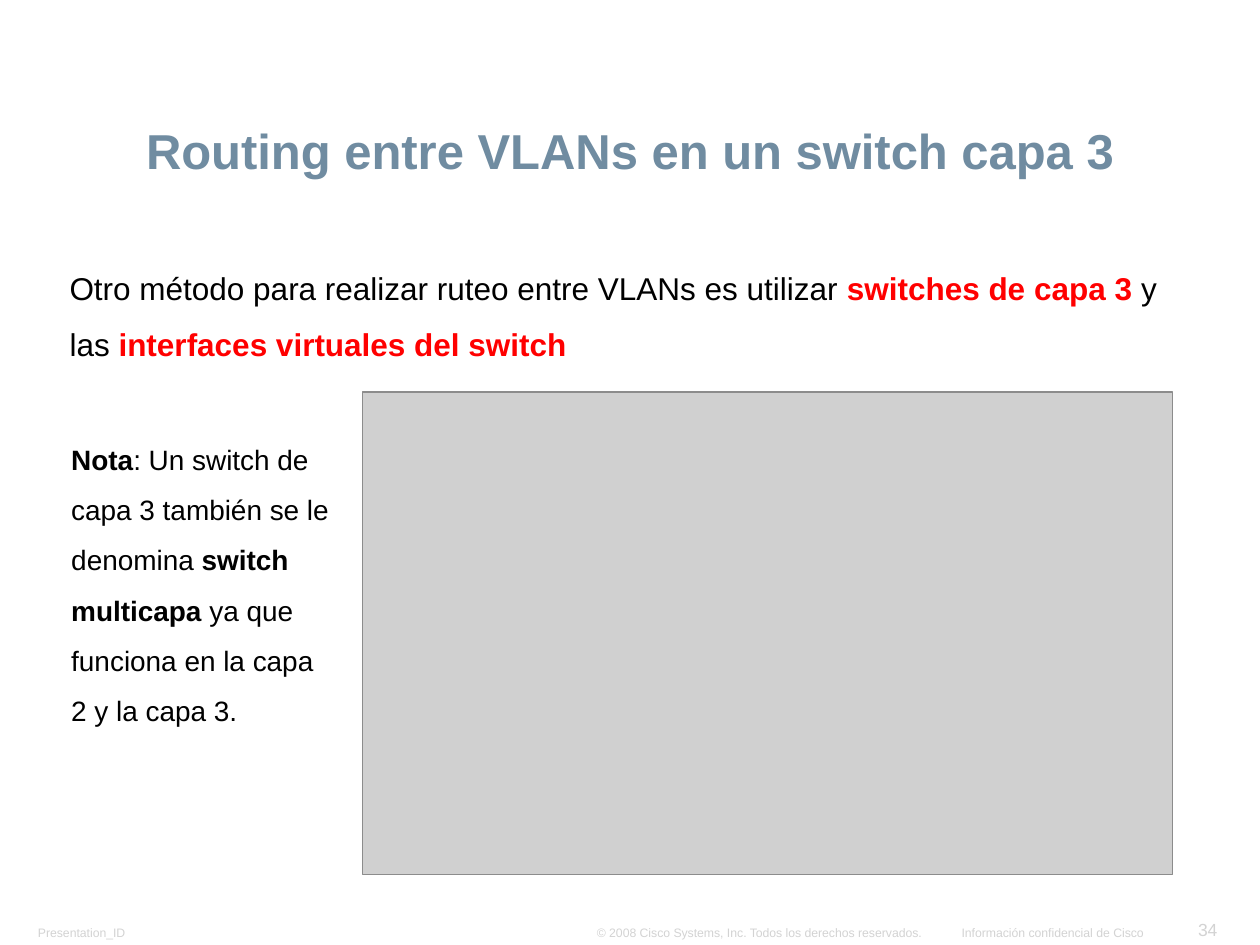
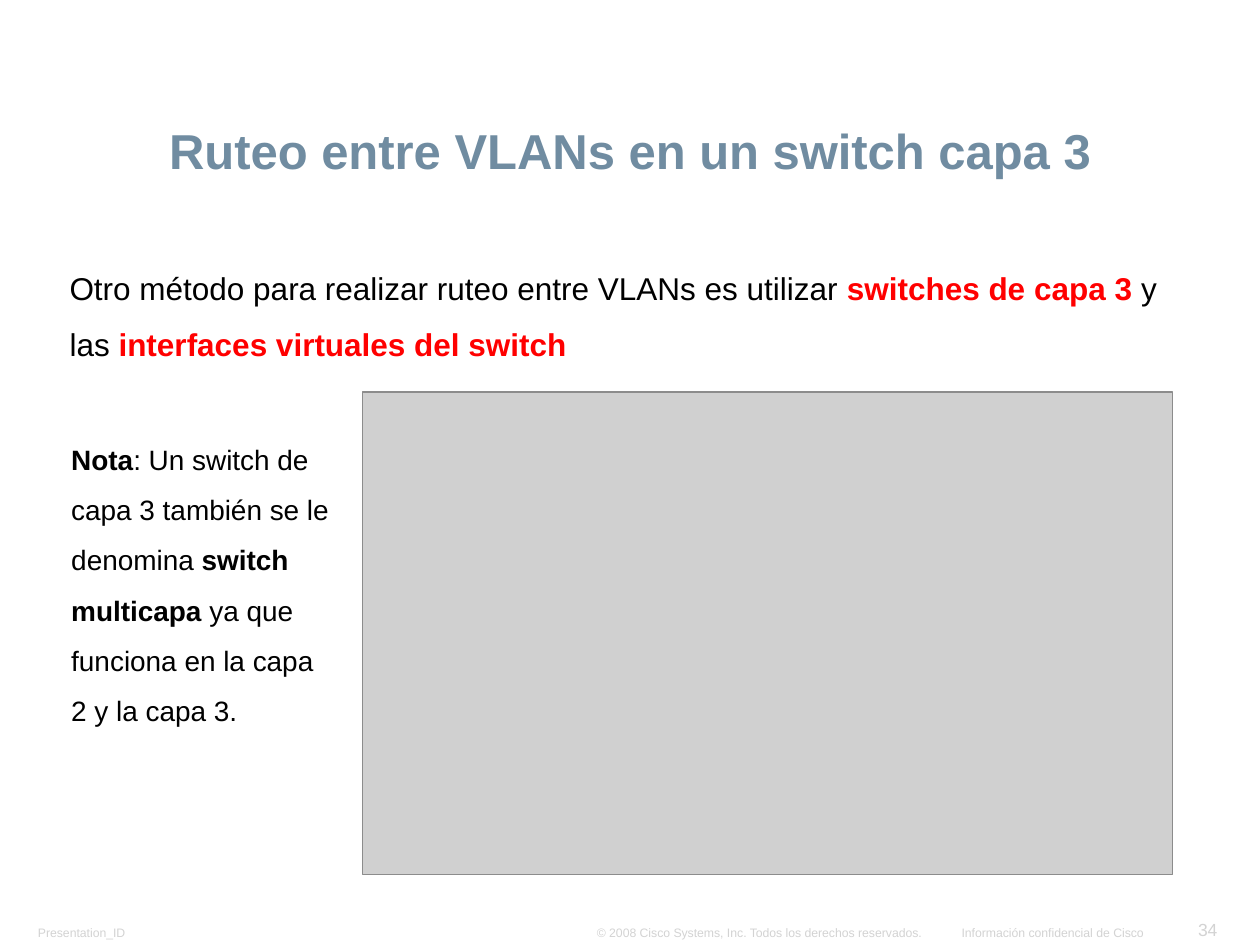
Before and after one commit to lizetheP/WAN, a slide deck: slide 34 of Calendario2025/Presentaciones/3_VLANs.pptx. Drawn at 1260x945 pixels with LibreOffice and Linux fonts; fonts in the diff are those of the drawing; grey boxes stand for pictures; background and template pictures are left out. Boxes give left, top, right and bottom in pixels: in the first picture for what was removed or moved away, otherwise in the second. Text is boxed around its words. In the diff, an @@ line names an element or a change of style, - is before the commit and + after.

```diff
--- a/Calendario2025/Presentaciones/3_VLANs.pptx
+++ b/Calendario2025/Presentaciones/3_VLANs.pptx
@@ title at bbox=[169, 133, 1091, 179]: text changed @@
-Routing entre VLANs en un switch capa 3
+Ruteo entre VLANs en un switch capa 3
```
Also in this commit, not shown: 4 other slides changed, 3 other files.
